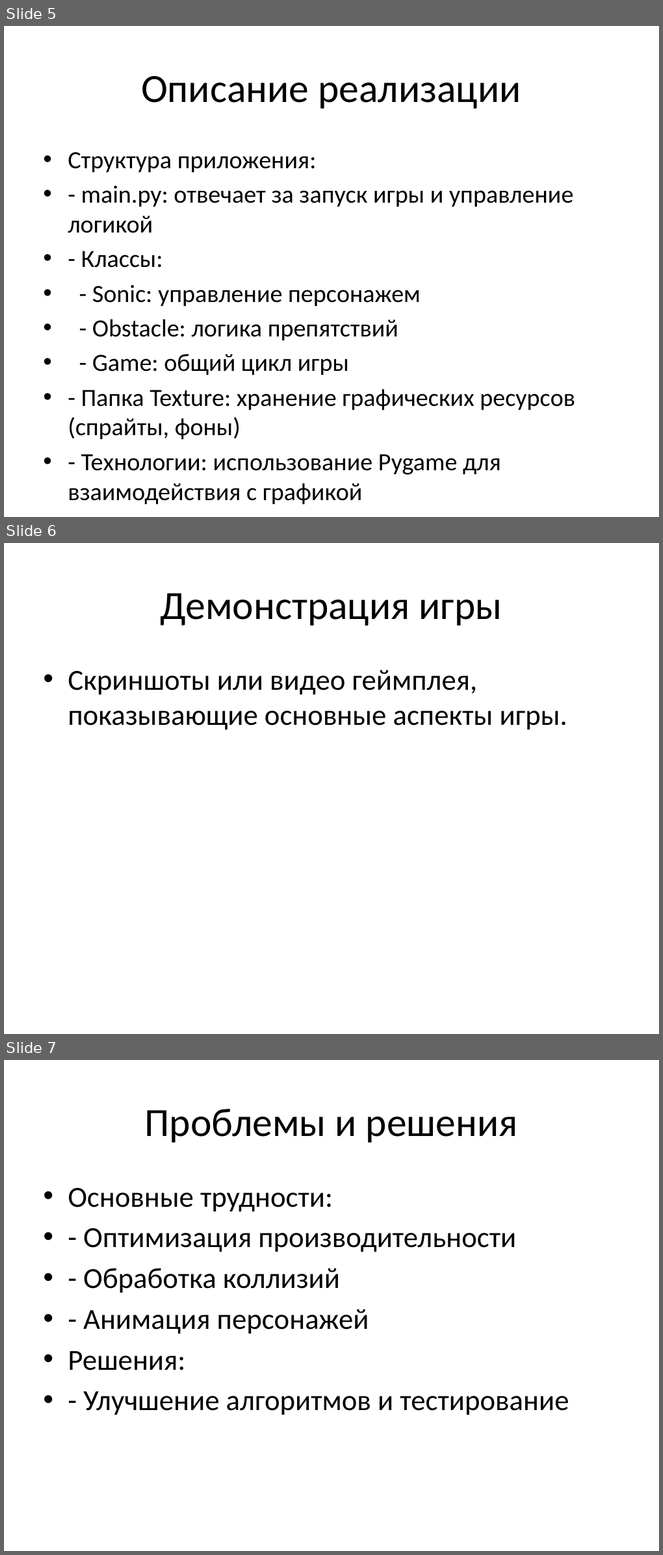
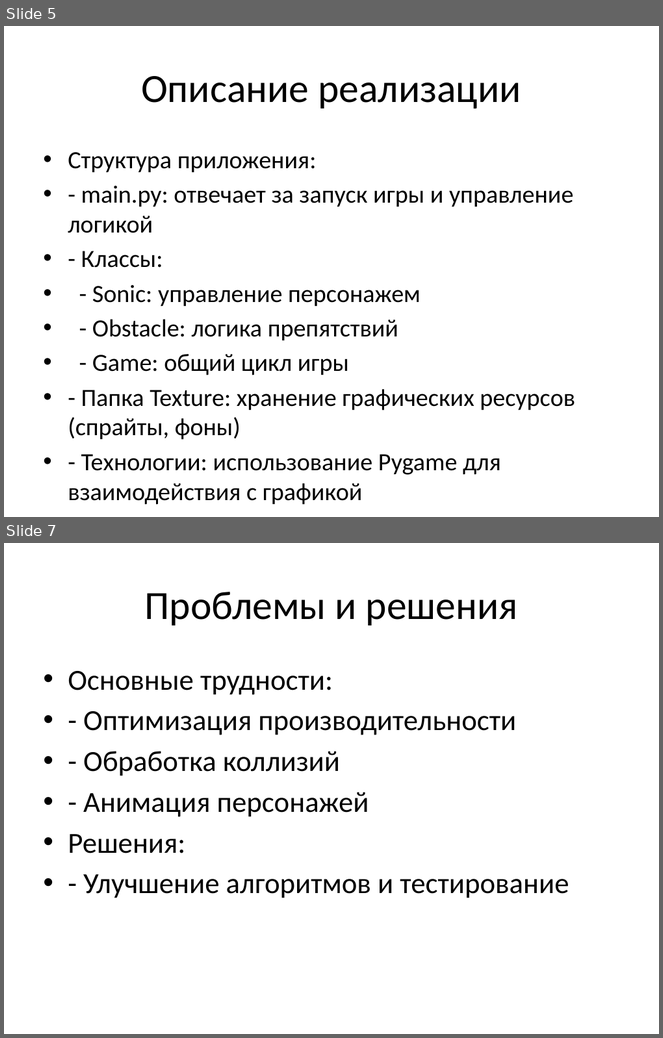
Before and after one commit to sav04eck/SonicRun, a slide deck: Презентация SonicRun.pptx. Shown one above the other, each under a label of ours: slides 5, 6 and 7 before the commit, slides 5 and 7 after it; the slides between them are not shown. The pictures are 663x1555 and 663x1038 pixels, drawn with LibreOffice and Linux fonts; fonts in the diff are those of the drawing. Boxes give left, top, right and bottom in pixels: in the first picture for what was removed or moved away, otherwise in the second. Text is boxed around its words. In the diff, an @@ line names an element or a change of style, - is before the commit and + after.

```diff
--- a/Презентация SonicRun.pptx
+++ b/Презентация SonicRun.pptx
@@ slide 6 removed at bbox=[4, 543, 659, 1034], background #FFFFFF @@
@@ title removed at bbox=[161, 593, 503, 626] @@
-Демонстрация игры
@@ text removed at bbox=[68, 670, 568, 730] @@
-• Скриншоты или видео геймплея, показывающие основные аспекты игры.
```
Also in this commit, not shown: 1 slide added.
